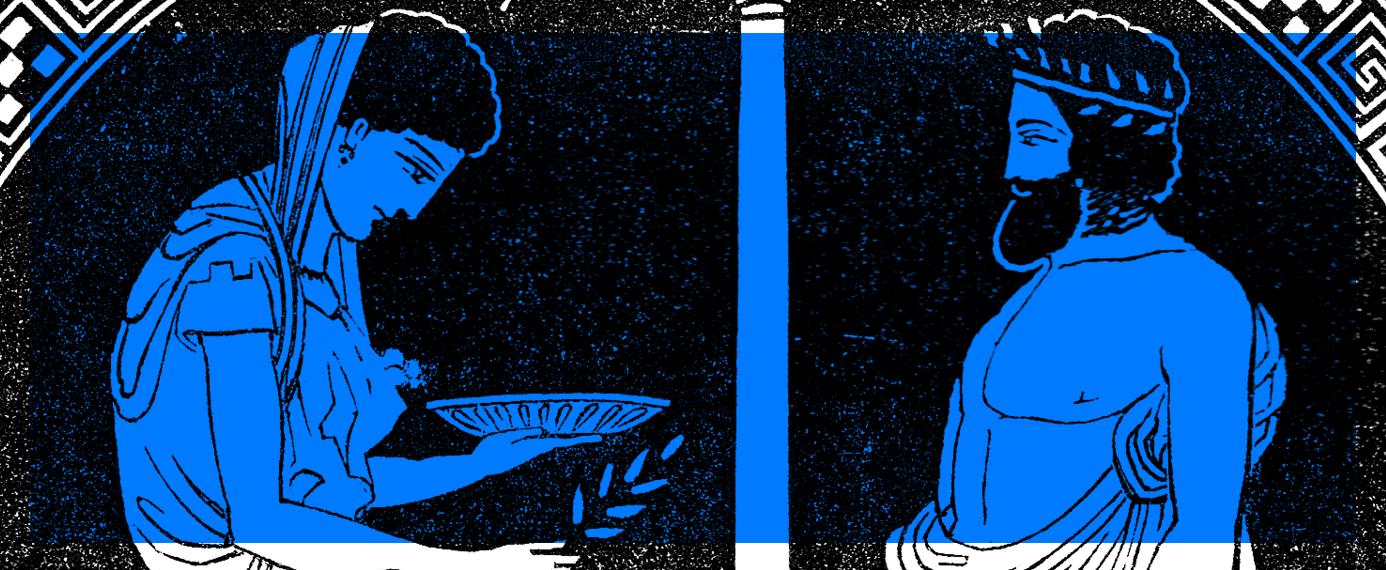
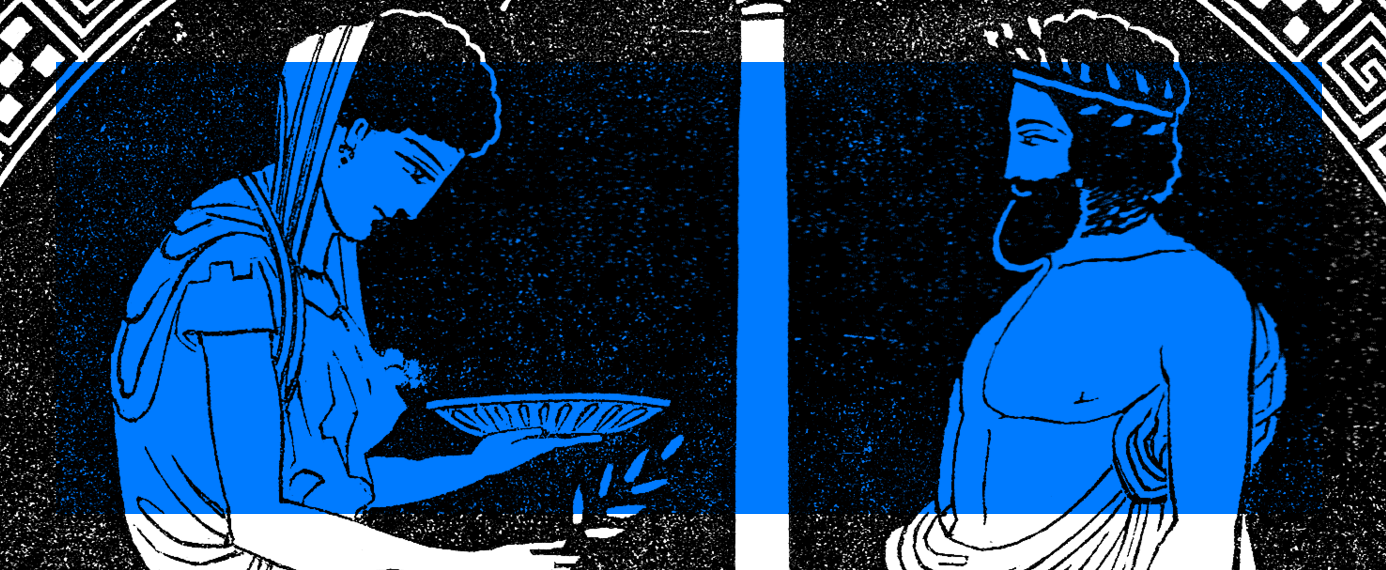
Layer changes from the first w=1386, h=570 image to the second:
painted on "Pasted Layer" over [30, 33, 1356, 543]
